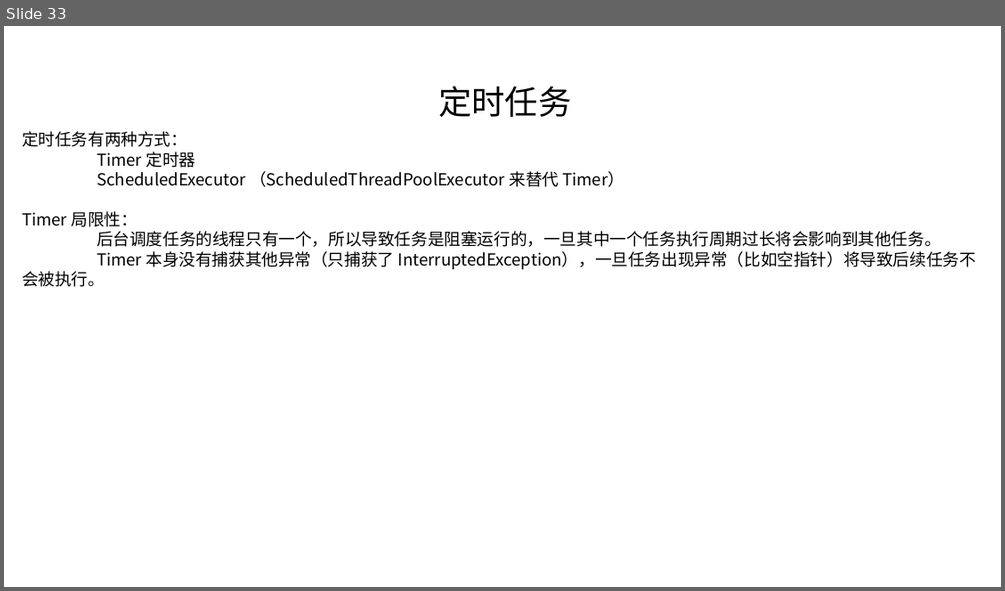
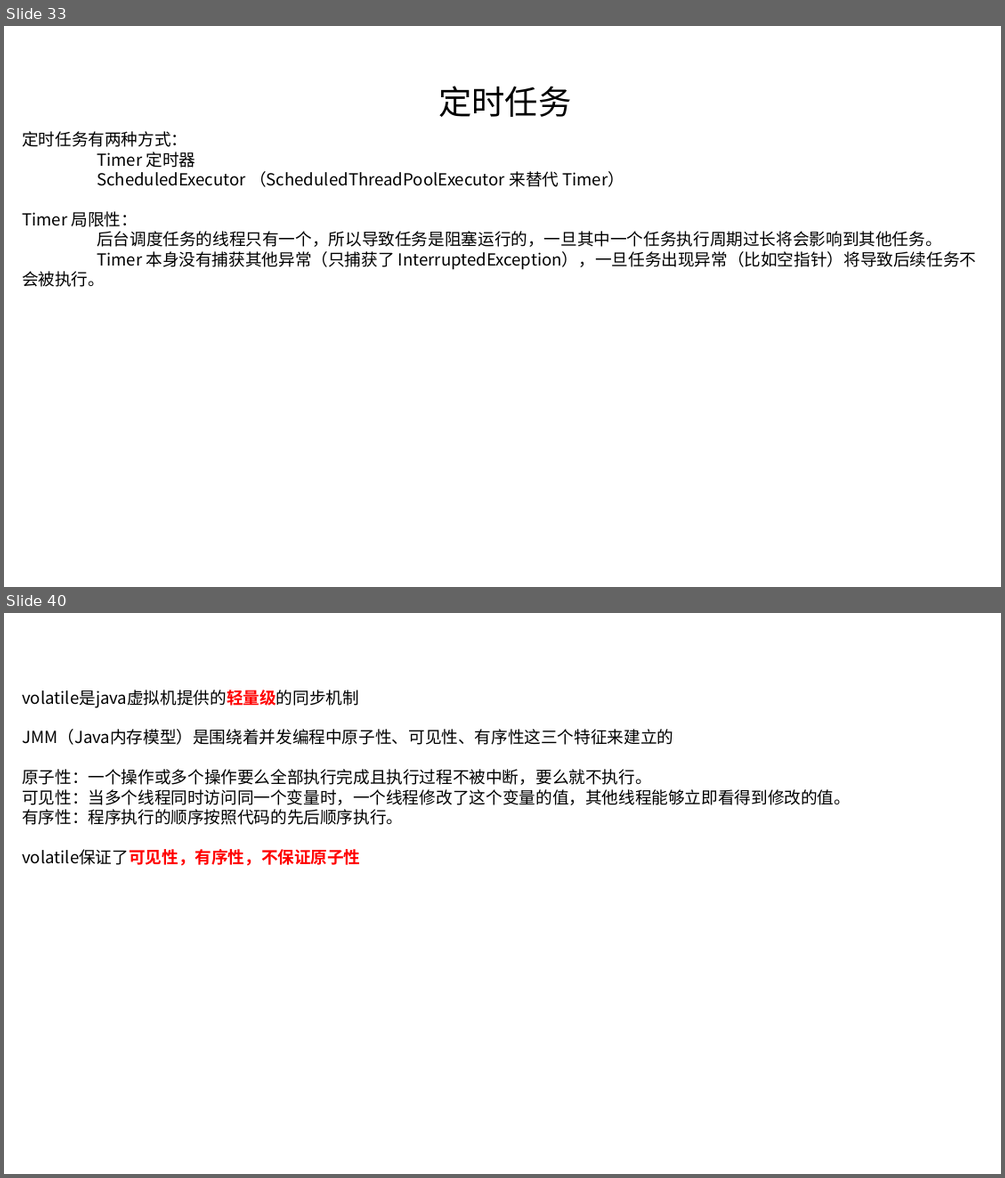
Before and after one commit to linkknown/PPT, a slide deck: 基础PPT/第10章：Java并发基础.pptx. Shown one above the other, each under a label of ours: slide 33 before the commit, slides 33 and 40 after it; the slides between them are not shown. The pictures are 1005x591 and 1005x1178 pixels, drawn with LibreOffice and Linux fonts; fonts in the diff are those of the drawing; background and template pictures are left out. Boxes give left, top, right and bottom in pixels: in the first picture for what was removed or moved away, otherwise in the second. Text is boxed around its words. In the diff, an @@ line names an element or a change of style, - is before the commit and + after.

```diff
--- a/基础PPT/第10章：Java并发基础.pptx
+++ b/基础PPT/第10章：Java并发基础.pptx
@@ slide 40 added at (4, 613, 1001, 1174), background picture (left out) @@
@@ text added at (22, 690, 850, 866), 16 pt, text #000000 @@
+volatile是java虚拟机提供的轻量级的同步机制
+JMM（Java内存模型）是围绕着并发编程中原子性、可见性、有序性这三个特征来建立的
+原子性：一个操作或多个操作要么全部执行完成且执行过程不被中断，要么就不执行。
+可见性：当多个线程同时访问同一个变量时，一个线程修改了这个变量的值，其他线程能够立即看得到修改的值。
+有序性：程序执行的顺序按照代码的先后顺序执行。
+volatile保证了可见性，有序性，不保证原子性
```
Also in this commit, not shown: 1 slide changed, 10 other slides added, 1 other file.
